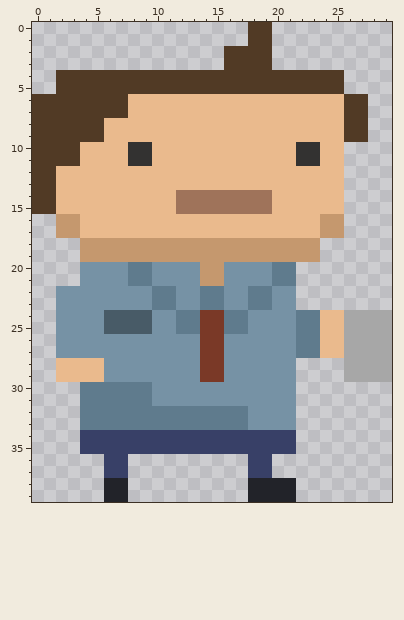
Pixel-art sprite, stored at PointAndClick/Object/Others/Player.png. Above: the version before the commit.
The file is 300x400 pixels, drawn in blocks of 10x10; one block is one cell here.
New version:
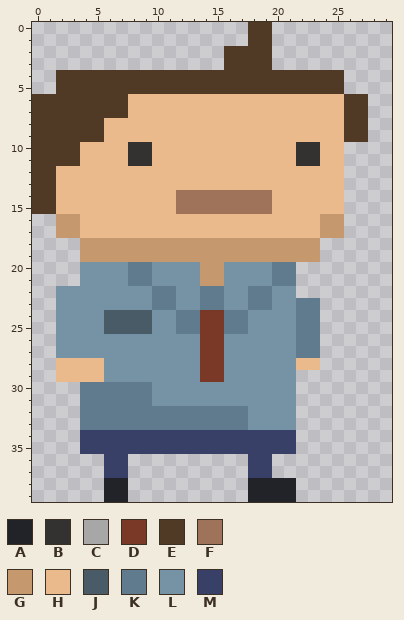
Palette (. is transparent): A #222329  B #333231  C #a7a7a7  D #7a3927  E #513a25  F #9f735a  G #c5986e  H #eaba8d  J #485b67  K #5f7b8d  L #7692a5  M #384067
What changed:
{"y":23,"x":22,"old":"..","new":"KK"}
{"y":24,"x":24,"old":"HHCCCC","new":"......"}
{"y":25,"x":24,"old":"HHCCCC","new":"......"}
{"y":26,"x":24,"old":"HHCCCC","new":"......"}
{"y":27,"x":24,"old":"HHCCCC","new":"......"}
{"y":28,"x":22,"old":"..","new":"HH"}
{"y":28,"x":26,"old":"CCCC","new":"...."}
{"y":29,"x":26,"old":"CCCC","new":"...."}
{"label":"changed","picture_box":[296,298,392,382]}
